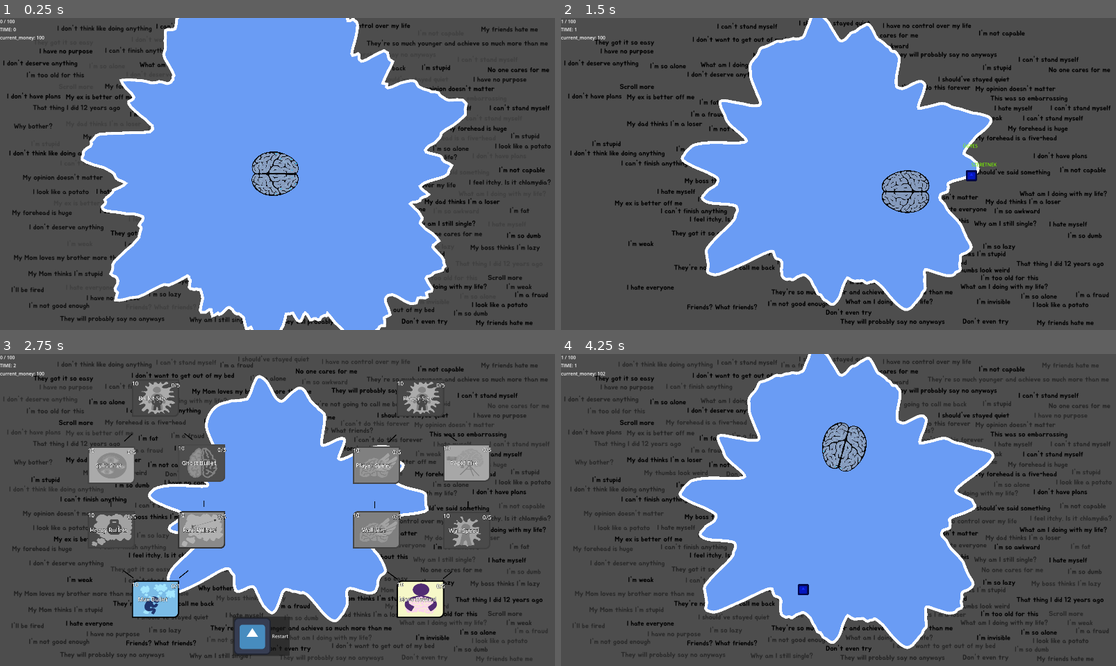
Above: before the commit, frames 1-4 (two rows, left to right).
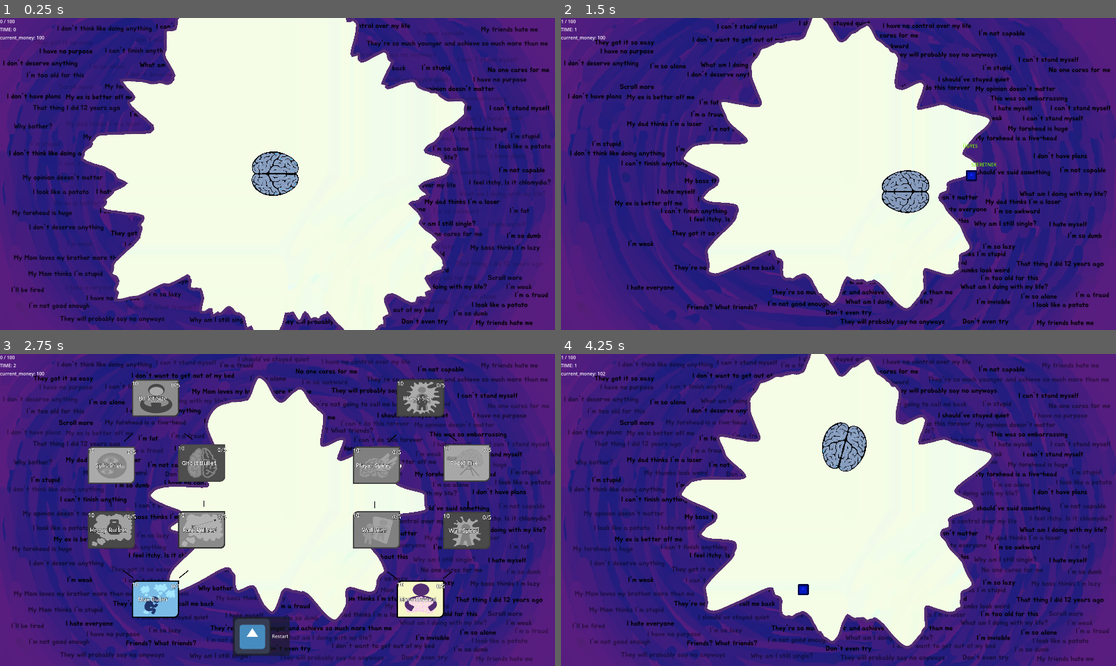
Above: after the commit, the same moments.

Repository: ekaktusz/bullet-hell-jam-7
Game: Godot game, scene res://Scenes/Map/Map.tscn
Two runs of this game, one before a commit and one after it. Both use one fixed random seed, a clock stepped at 60 frames per second and the inputs below. The engine's default icon, where the game draws it, is replaced by a stand-in: a white triangle on a blue panel in a dark square.
Inputs (mouse positions are in pixels of both pictures, inside the frame that each line leads up to):
- Up to frame 1 (0.25 s): no input
- Up to frame 2 (1.5 s): move the mouse to (960, 158) at 0.52 s; hold Right (ui_right) 0.53-1.28 s; click (960, 158) at 0.67 s; move the mouse to (727, 189) at 1.27 s; hold Down (ui_down) from 1.28 s (still down)
- Up to frame 3 (2.75 s): move the mouse to (333, 441) at 2.02 s; release Down (ui_down) at 2.03 s; hold Right (ui_right) from 2.03 s (still down)
- Up to frame 4 (4.25 s): release Right (ui_right) at 2.75 s; click "Restart" at 2.75 s; move the mouse to (810, 572) at 3.52 s; hold Up (ui_up) from 3.53 s (still down); click (810, 572) at 3.67 s

The runs differ from the first frame. In frame 1, 96% of the frame differs, in the area x 0-100%, y 0-100%; in frame 2, 95%; in frame 3, 84%; in frame 4, 97%.

Commit message:
added art

Diff:
--- a/Scenes/Background/Background.tscn
+++ b/Scenes/Background/Background.tscn
@@ -1,6 +1,7 @@
 [gd_scene format=3 uid="uid://6ql7orc87pyo"]
 
 [ext_resource type="Texture2D" uid="uid://x5wri66rc4e3" path="res://assets/bg_cloud_1_small.png" id="1_8bmej"]
+[ext_resource type="Texture2D" uid="uid://dusuxv434s6dx" path="res://assets/bg_small.png" id="1_m0ouw"]
 [ext_resource type="Texture2D" uid="uid://vb1j6drxiaqb" path="res://assets/bg_cloud_2_small.png" id="2_m0ouw"]
 [ext_resource type="Texture2D" uid="uid://iaa31ys8q2qm" path="res://assets/bg_cloud_3_small.png" id="3_dyxss"]
 
@@ -92,6 +93,9 @@
 
 [node name="Background" type="Node2D" unique_id=7939586]
 
+[node name="Sprite2D4" type="Sprite2D" parent="." unique_id=17978090]
+texture = ExtResource("1_m0ouw")
+
 [node name="Sprite2D" type="Sprite2D" parent="." unique_id=1986080815]
 texture = ExtResource("1_8bmej")
 
--- a/Scenes/Map/Map.tscn
+++ b/Scenes/Map/Map.tscn
@@ -3,6 +3,7 @@
 [ext_resource type="Script" uid="uid://dd85av81hor4g" path="res://Scenes/Map/map.gd" id="1_jolfa"]
 [ext_resource type="PackedScene" uid="uid://bitvbcwrjf4ek" path="res://Scenes/Brain/Brain.tscn" id="2_03x5g"]
 [ext_resource type="PackedScene" uid="uid://6ql7orc87pyo" path="res://Scenes/Background/Background.tscn" id="2_urk12"]
+[ext_resource type="Texture2D" uid="uid://bn0iw0800beeq" path="res://assets/bg_good_small.png" id="3_lats3"]
 [ext_resource type="Script" uid="uid://ce8kxmo4af7g6" path="res://Scenes/Map/bullet_manager.gd" id="3_tuo0m"]
 [ext_resource type="PackedScene" uid="uid://drjbxrwgj3lo3" path="res://Scenes/SkillTree/skill_tree.tscn" id="4_yju8x"]
 
@@ -12,10 +13,11 @@
 [node name="Background" parent="." unique_id=7939586 instance=ExtResource("2_urk12")]
 
 [node name="Polygon2D" type="Polygon2D" parent="." unique_id=1770936711]
-color = Color(0.41625053, 0.61317456, 0.96004814, 1)
+texture = ExtResource("3_lats3")
 
 [node name="Line2D" type="Line2D" parent="." unique_id=1471212257]
 closed = true
+default_color = Color(0.32156864, 0.1764706, 0.4509804, 1)
 
 [node name="Brain" parent="." unique_id=1118878017 instance=ExtResource("2_03x5g")]
 
--- a/Scenes/SkillTree/skill_database.gd
+++ b/Scenes/SkillTree/skill_database.gd
@@ -109,8 +109,8 @@
 	"id": "bullet_size",
 	"name": "Bullet Size",
 	"cost": 10,
-	"gray_image" : M_GRAY,
-	"unlocked_image" : M_UNLOCKED,
+	"gray_image" : L_GRAY,
+	"unlocked_image" : L_UNLOCKED,
 	"max_level": 5,
 	"current_level": 0,
 	"requirements": [
@@ -156,8 +156,8 @@
 	"id": "wall_size",
 	"name": "Wall Size",
 	"cost": 10,
-	"gray_image" : E_GRAY,
-	"unlocked_image" : E_UNLOCKED,
+	"gray_image" : B_GRAY,
+	"unlocked_image" : B_UNLOCKED,
 	"max_level": 5,
 	"current_level": 0,
 	"requirements": [
Binary file added: assets/bg_good_small.png
Not shown, added: assets/bg_good_small.png.import
Binary file added: assets/bg_small.png
Not shown, added: assets/bg_small.png.import
